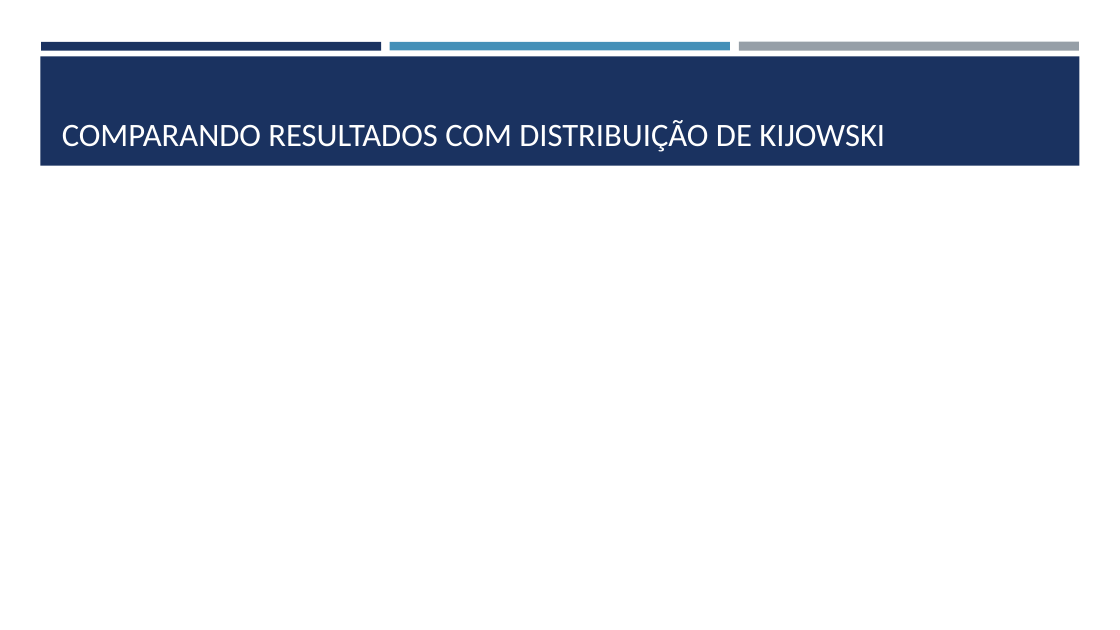
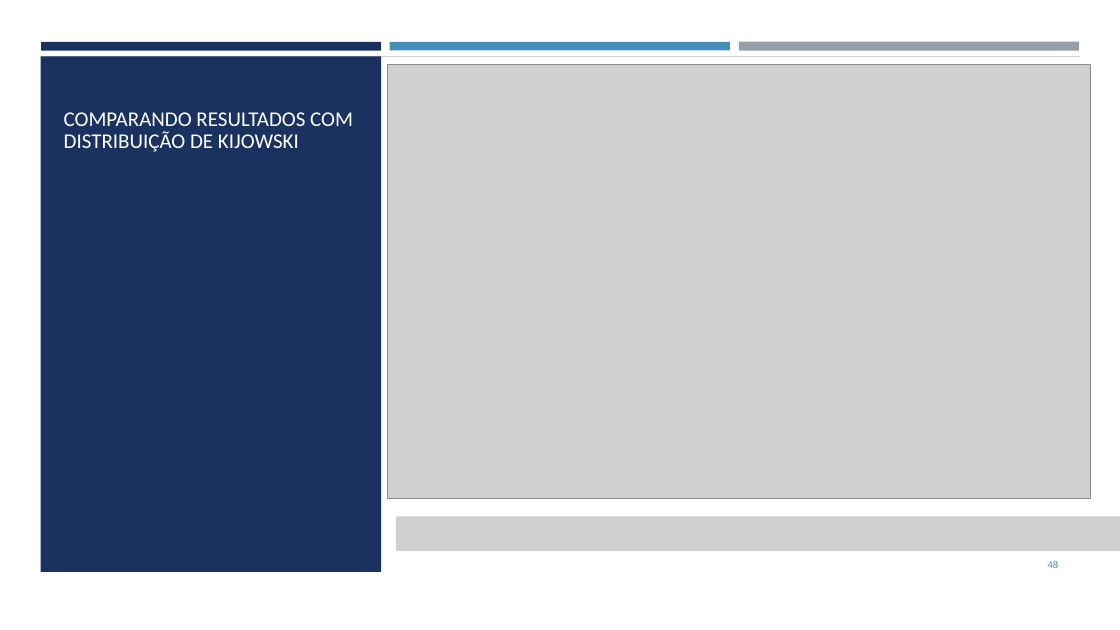
Before and after one commit to REsteche/master_works, a slide deck: slide 48 of conclusion/defesa.pptx (slide 18 before the commit). Drawn at 1120x630 pixels with LibreOffice and Linux fonts; fonts in the diff are those of the drawing; grey boxes stand for pictures. Boxes give left, top, right and bottom in pixels: in the first picture for what was removed or moved away, otherwise in the second. Text is boxed around its words. In the diff, an @@ line names an element or a change of style, - is before the commit and + after.

Commit message:
adding finished presentation

```diff
--- a/conclusion/defesa.pptx
+++ b/conclusion/defesa.pptx
@@ rectangle added at bbox=[0, 56, 1120, 630], fill #FFFFFF @@
@@ rectangle added at bbox=[40, 56, 381, 572], fill #1A3260 @@
@@ title "COMPARANDO RESULTADOS COM DISTRIBUIÇÃO DE ..." at bbox=[64, 112, 353, 152]: size 28 to 18 pt; line spacing 1 to 0.9 @@
@@ picture added at bbox=[387, 65, 1091, 499] @@
@@ picture added at bbox=[396, 517, 1120, 551] @@
@@ page number added at bbox=[1048, 561, 1059, 568], 9 pt, text #4590B8 @@
+48
```
Also in this commit, not shown: 18 other slides changed, 31 slides added, 6 slides removed, 1 other file.
